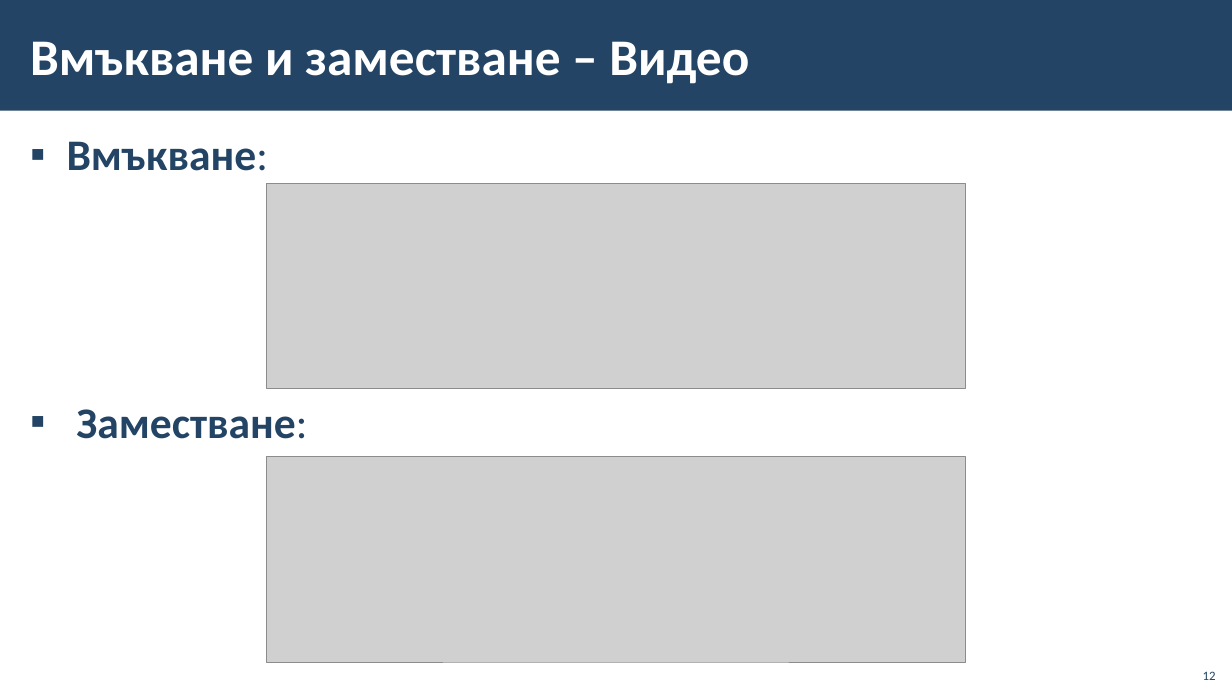
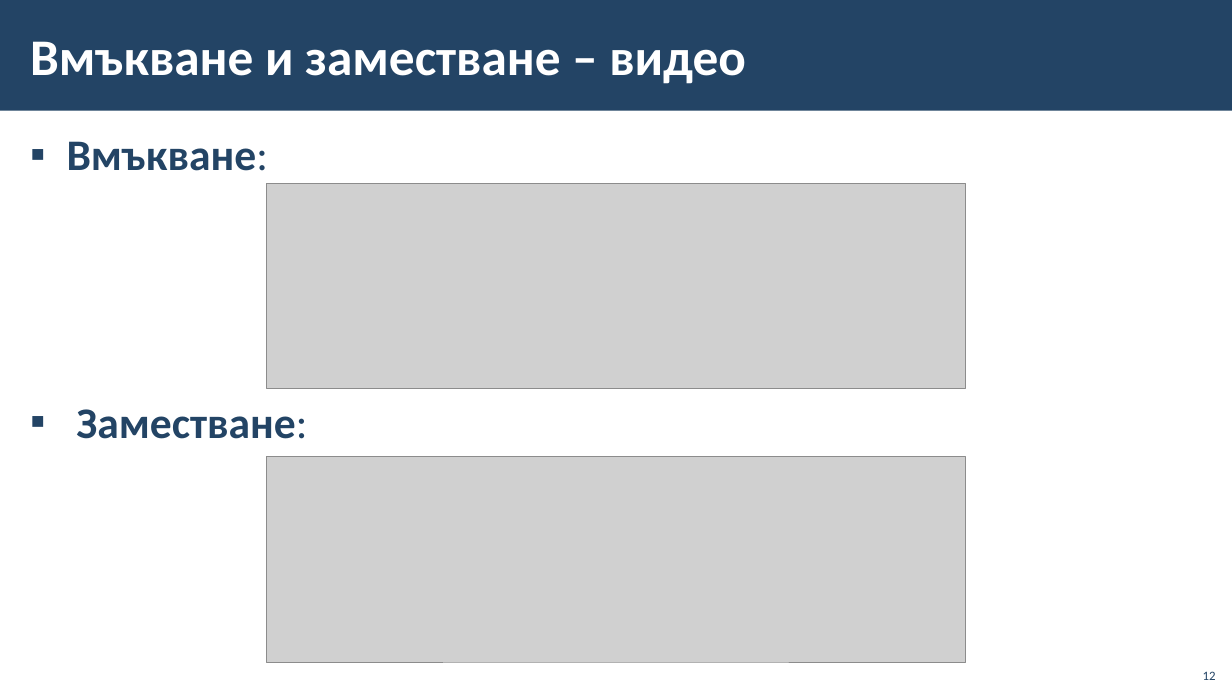
Before and after one commit to BG-IT-Edu/School-Programming, a slide deck: slide 12 of Courses/Computer-Modeling-and-IT/Computer-Modeling-and-IT-5-Class/23-Typing-and-Editing-Text/23-Typing-and-Editing-Text.pptx. Drawn at 1232x693 pixels with LibreOffice and Linux fonts; fonts in the diff are those of the drawing; grey boxes stand for pictures; background and template pictures are left out. Boxes give left, top, right and bottom in pixels: in the first picture for what was removed or moved away, otherwise in the second. Text is boxed around its words. In the diff, an @@ line names an element or a change of style, - is before the commit and + after.

```diff
--- a/Courses/Computer-Modeling-and-IT/Computer-Modeling-and-IT-5-Class/23-Typing-and-Editing-Text/23-Typing-and-Editing-Text.pptx
+++ b/Courses/Computer-Modeling-and-IT/Computer-Modeling-and-IT-5-Class/23-Typing-and-Editing-Text/23-Typing-and-Editing-Text.pptx
@@ title at box(30, 41, 746, 84): text changed @@
-Вмъкване и заместване – Видео
+Вмъкване и заместване – видео
```
Also in this commit, not shown: 5 other slides changed, 13 other files.
